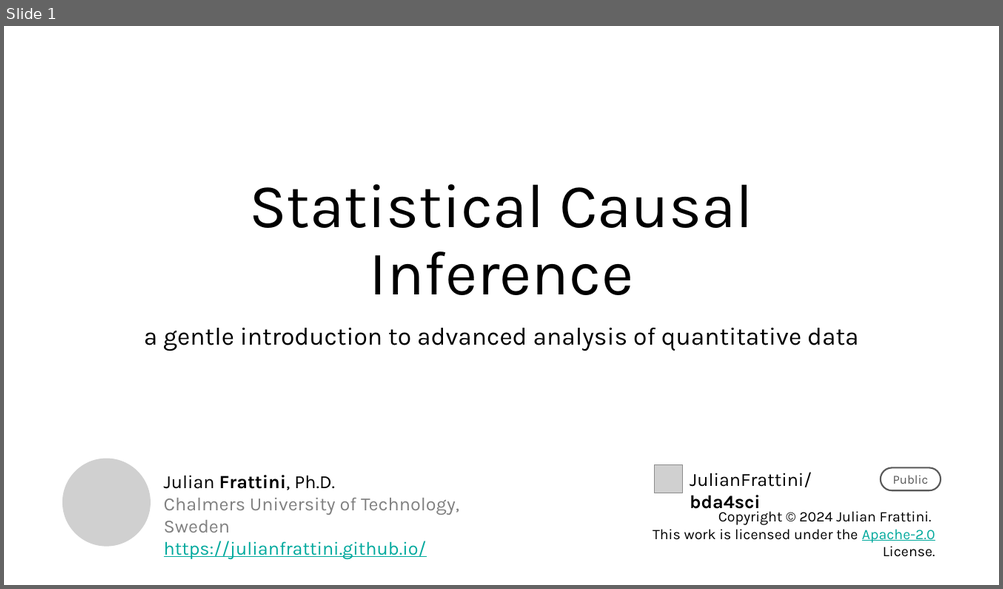
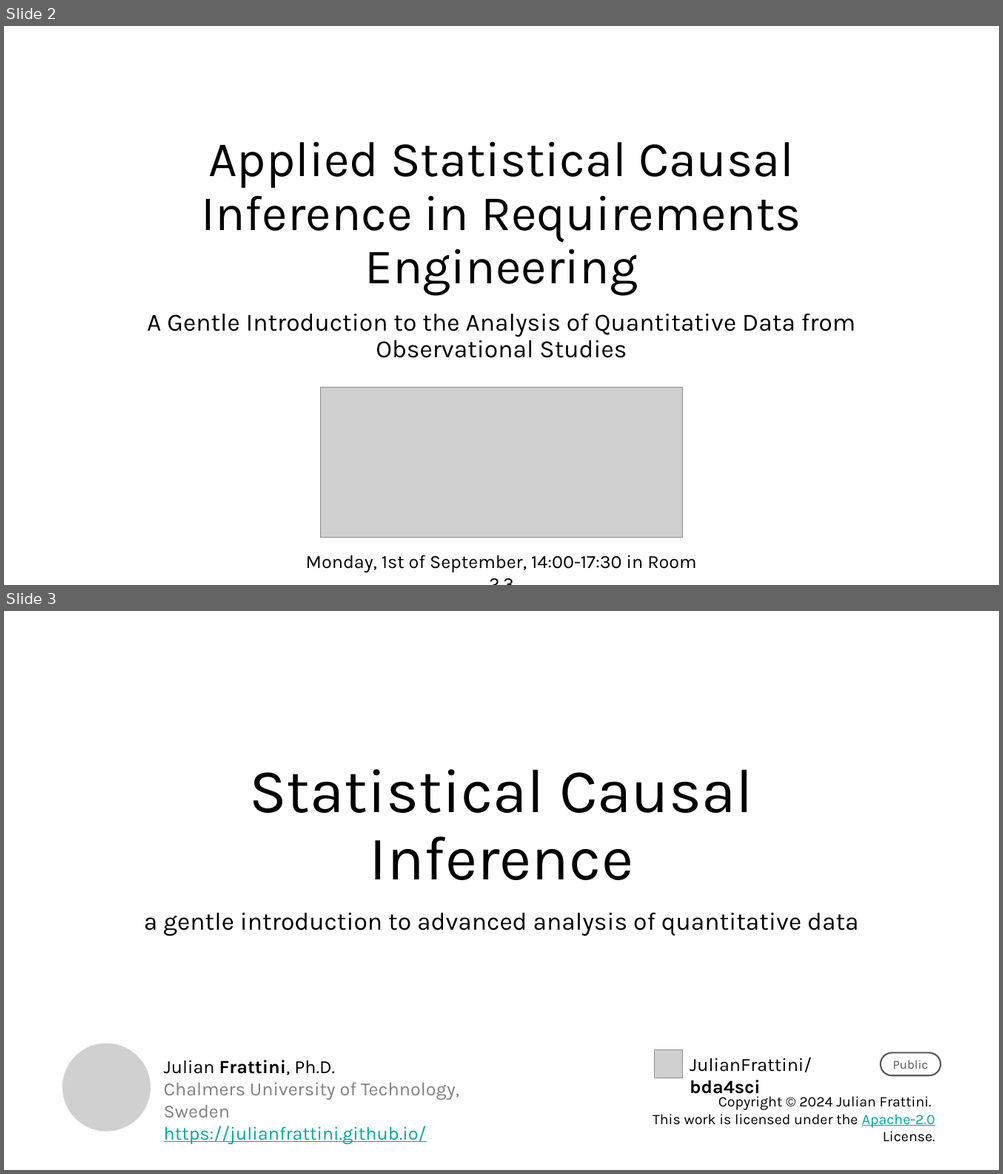
Before and after one commit to JulianFrattini/bda4sci, a slide deck: version2/slides/intro-sci.pptx. Shown one above the other, each under a label of ours: slide 1 before the commit, slides 2 and 3 after it. The pictures are 1003x589 and 1003x1174 pixels, drawn with LibreOffice and Linux fonts; fonts in the diff are those of the drawing; grey boxes stand for pictures; background and template pictures are left out. Boxes give left, top, right and bottom in pixels: in the first picture for what was removed or moved away, otherwise in the second. Text is boxed around its words. In the diff, an @@ line names an element or a change of style, - is before the commit and + after.

```diff
--- a/version2/slides/intro-sci.pptx
+++ b/version2/slides/intro-sci.pptx
@@ slide 2 added at [4,26,999,585], background #FFFFFF @@
@@ title added at [202,141,801,296], 48 pt, text #000000 @@
+Applied Statistical Causal Inference in Requirements Engineering
@@ subtitle added at [147,314,855,358], 24 pt, text #000000 @@
+A Gentle Introduction to the Analysis of Quantitative Data from Observational Studies
@@ picture added at [320,388,683,538] @@
@@ text added at [306,555,697,573], 18 pt, text #000000 @@
+Monday, 1st of September, 14:00-17:30 in Room 2.3
@@ what was slide 1 is now slide 3 @@
```
Also in this commit, not shown: 1 other slide added, 2 other files.
